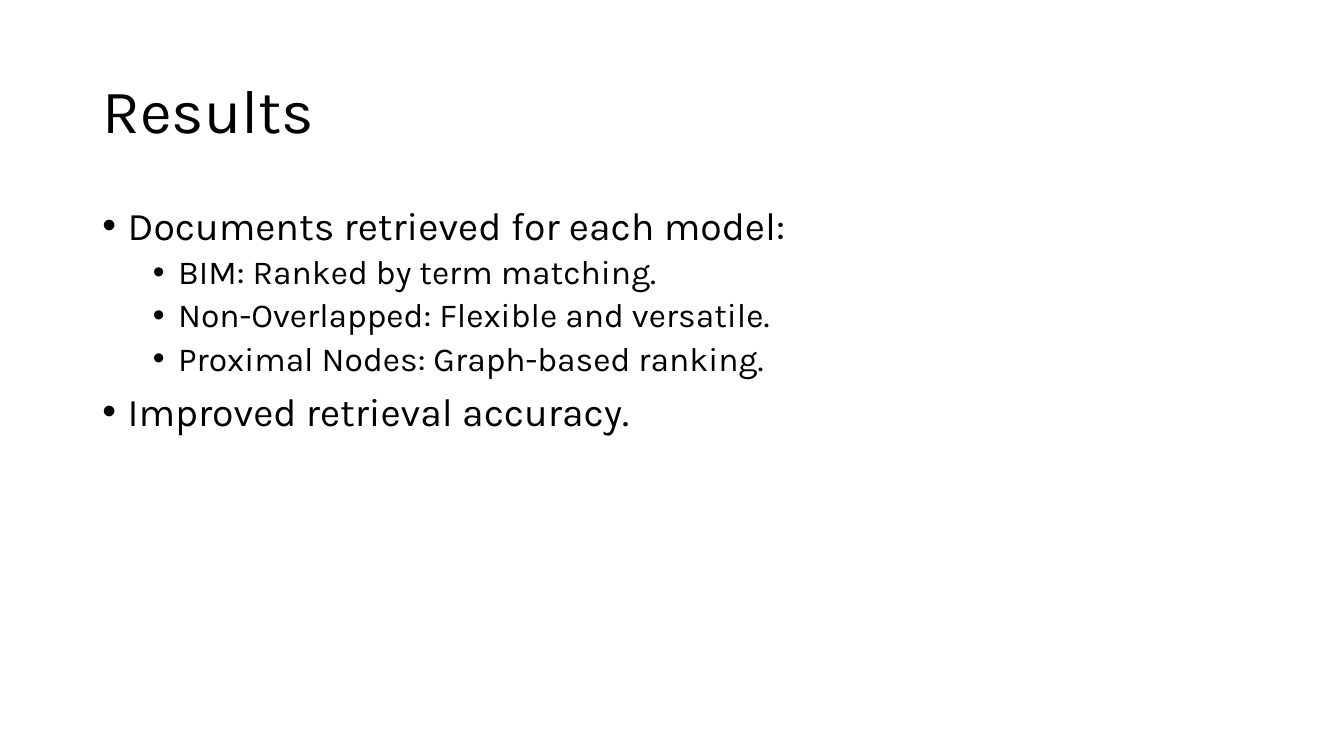
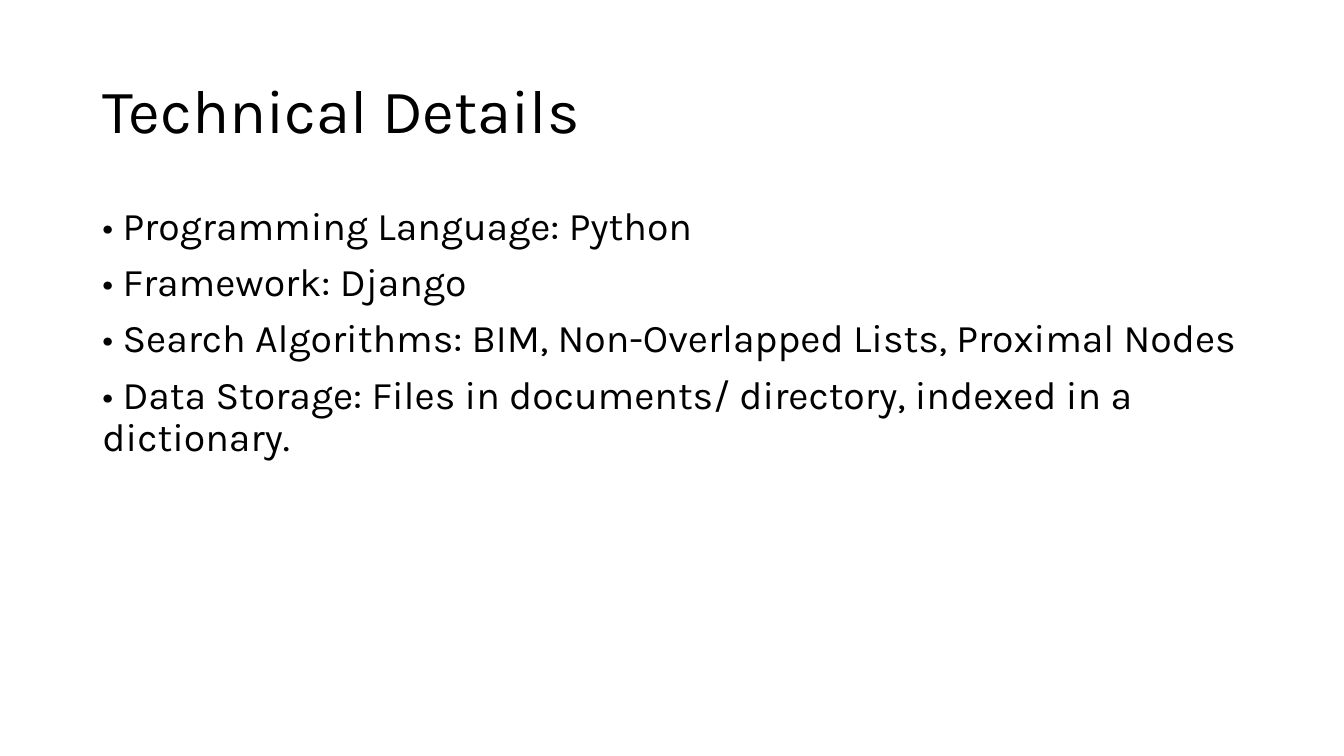
Before and after one commit to AbdulMateenzwl/Information-Retrieval, a slide deck: slide 12 of Assignment 3/Report.pptx (slide 13 before the commit). Drawn at 1344x756 pixels with LibreOffice and Linux fonts; fonts in the diff are those of the drawing. Boxes give left, top, right and bottom in pixels: in the first picture for what was removed or moved away, otherwise in the second. Text is boxed around its words. In the diff, an @@ line names an element or a change of style, - is before the commit and + after.

```diff
--- a/Assignment 3/Report.pptx
+++ b/Assignment 3/Report.pptx
@@ title at (x1=102, y1=90, x2=579, y2=134): text changed @@
-Results
+Technical Details
@@ text at (x1=102, y1=213, x2=1236, y2=461): text changed; size 24 to 28 pt @@
-• Documents retrieved for each model:
-  • BIM: Ranked by term matching.
-  • Non-Overlapped: Flexible and versatile.
-  • Proximal Nodes: Graph-based ranking.
-• Improved retrieval accuracy.
+• Programming Language: Python
+• Framework: Django
+• Search Algorithms: BIM, Non-Overlapped Lists, Proximal Nodes
+• Data Storage: Files in documents/ directory, indexed in a dictionary.
```
Also in this commit, not shown: 10 other slides changed, 2 slides added, 4 slides removed, 33 other files.
